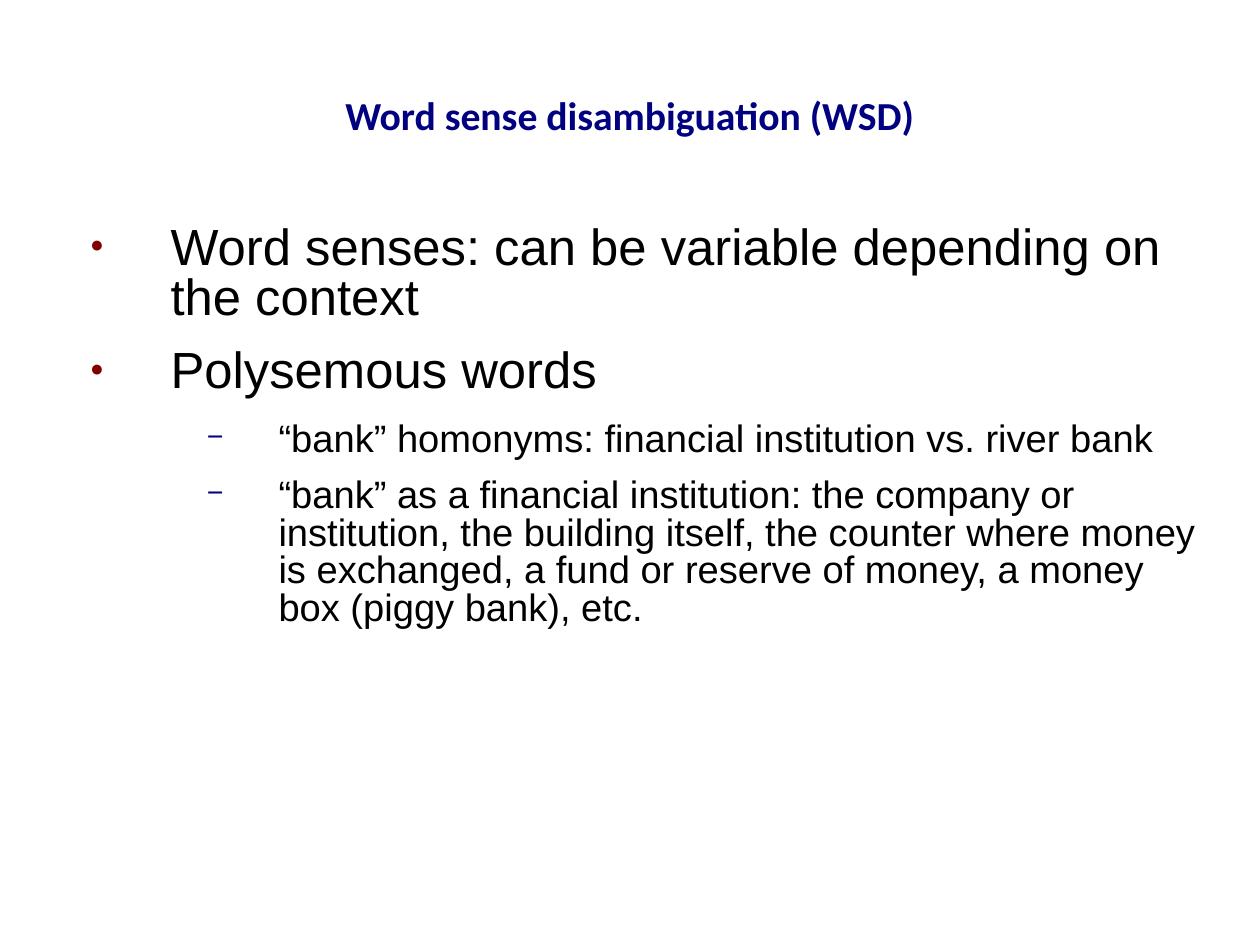
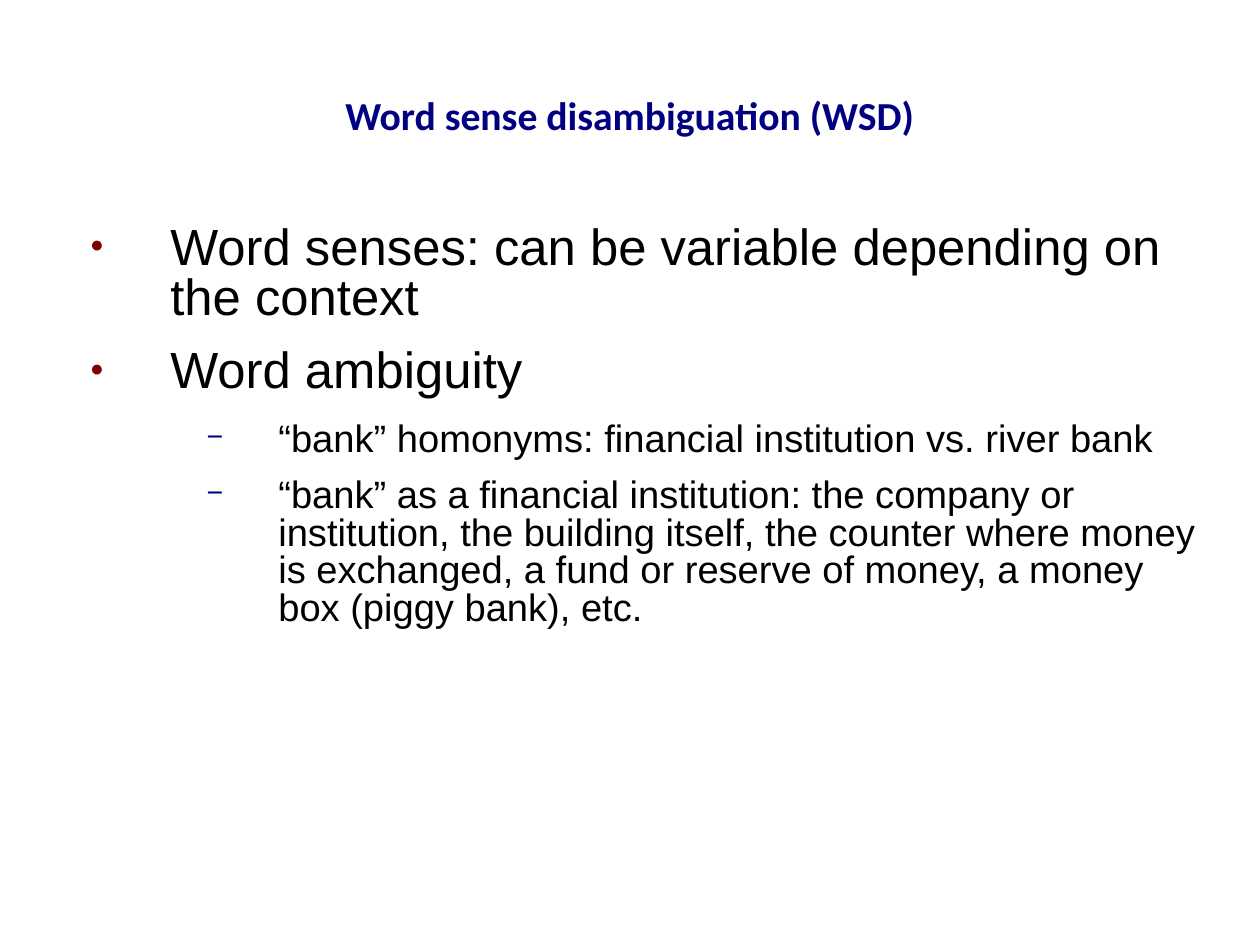
Before and after one commit to prodanovic/WSD-PDT, a slide deck: slide 2 of docs/thesis presentation.ppt. Drawn at 1260x945 pixels with LibreOffice and Linux fonts; fonts in the diff are those of the drawing; background and template pictures are left out. Boxes give left, top, right and bottom in pixels: in the first picture for what was removed or moved away, otherwise in the second. Text is boxed around its words. In the diff, an @@ line names an element or a change of style, - is before the commit and + after.

```diff
--- a/docs/thesis presentation.ppt
+++ b/docs/thesis presentation.ppt
@@ text at <box>170,351,522,399</box>: text changed @@
-● Polysemous words
+● Word ambiguity
```
Also in this commit, not shown: 5 other slides changed, 1 slide added, 4 slides removed.
